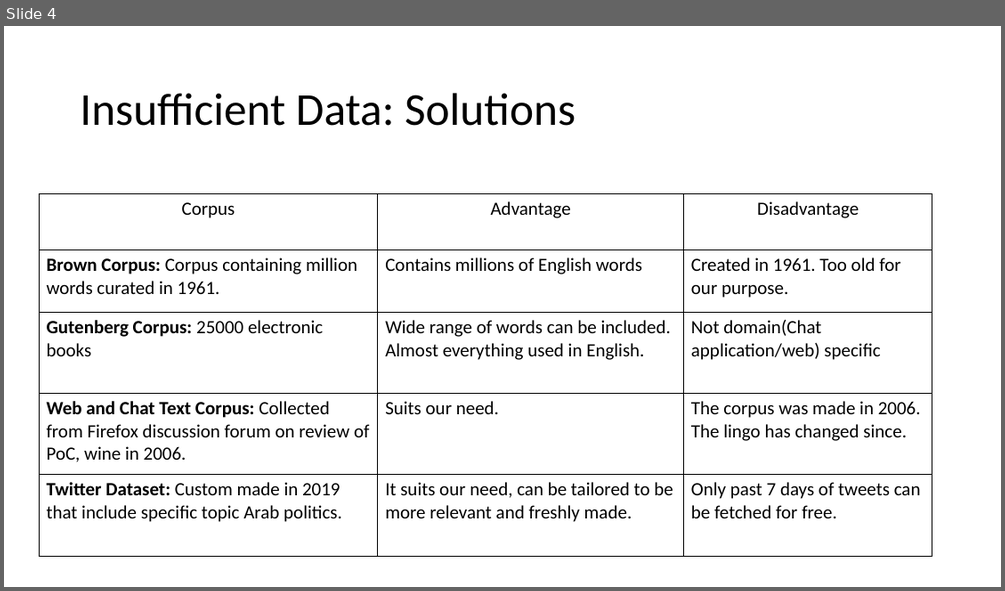
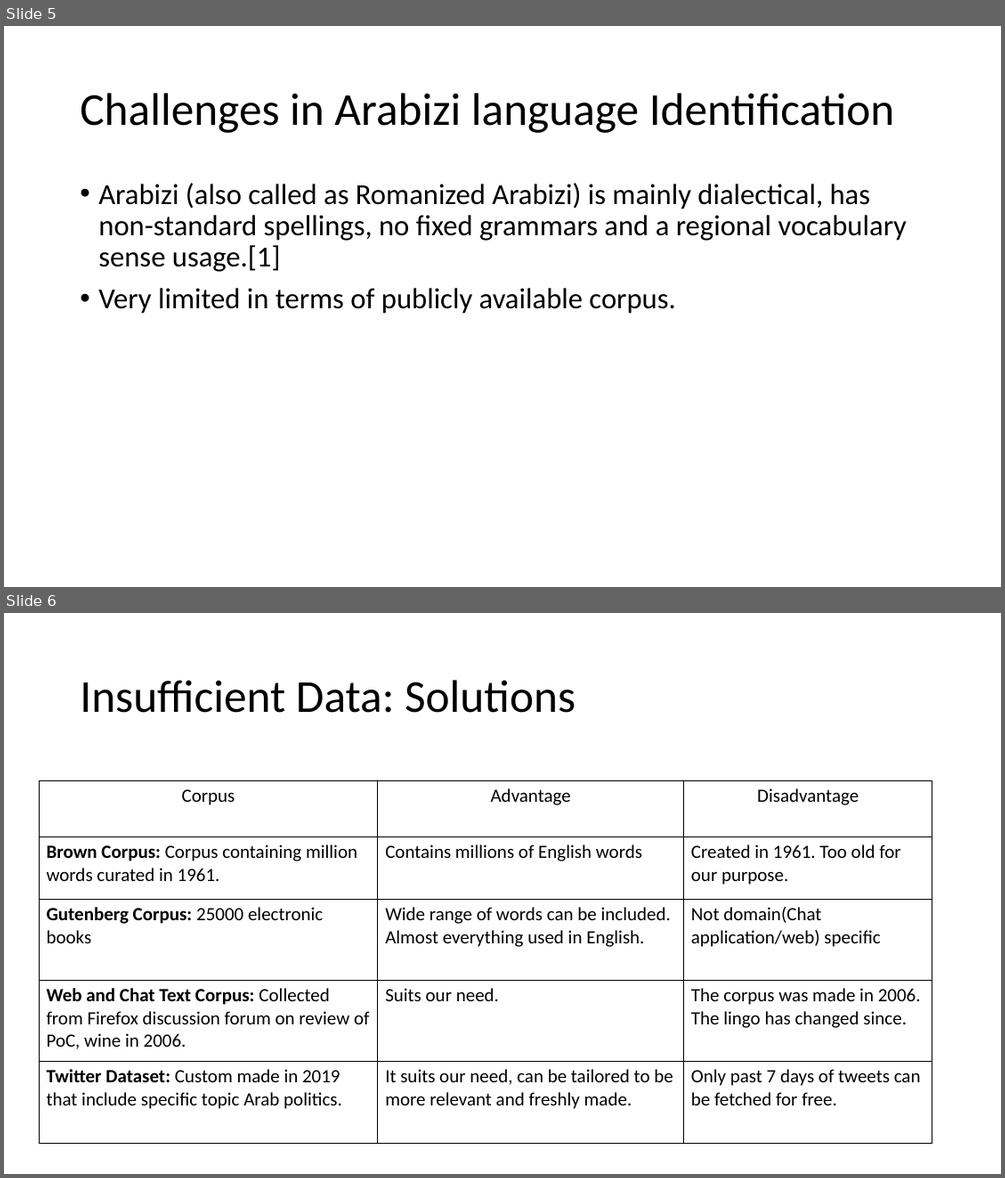
Before and after one commit to vivek18394/3rabizi-language-detection, a slide deck: Presentation/Arabizi Detection.pptx. Shown one above the other, each under a label of ours: slide 4 before the commit, slides 5 and 6 after it. The pictures are 1005x591 and 1005x1178 pixels, drawn with LibreOffice and Linux fonts; fonts in the diff are those of the drawing. Boxes give left, top, right and bottom in pixels: in the first picture for what was removed or moved away, otherwise in the second. Text is boxed around its words. In the diff, an @@ line names an element or a change of style, - is before the commit and + after.

```diff
--- a/Presentation/Arabizi Detection.pptx
+++ b/Presentation/Arabizi Detection.pptx
@@ slide 5 added at bbox=[4, 26, 1001, 587], background #FFFFFF @@
@@ title added at bbox=[80, 93, 895, 133], 44 pt, text #000000 @@
+Challenges in Arabizi language Identification
@@ text added at bbox=[98, 183, 906, 313], 28 pt, text #000000 @@
+• Arabizi (also called as Romanized Arabizi) is mainly dialectical, has non-standard spellings, no fixed grammars and a regional vocabulary sense usage.[1]
+• Very limited in terms of publicly available corpus.
@@ what was slide 4 is now slide 6 @@
```
Also in this commit, not shown: 2 slides changed, 10 other slides added, 1 slide removed.
